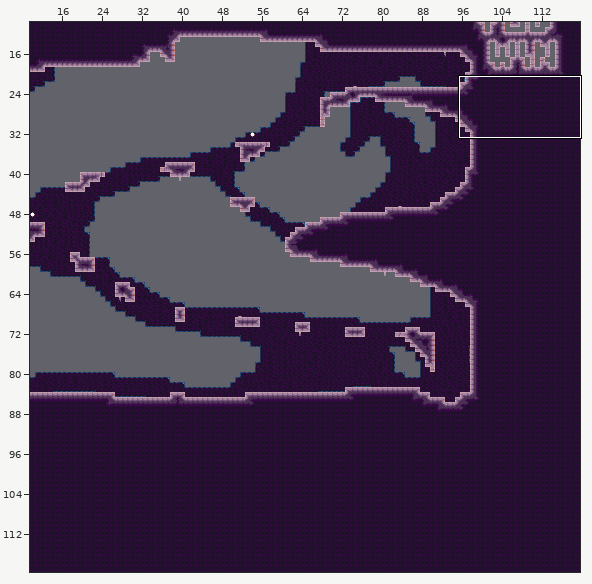
A Tiled map (JSON) gets an edit: assets/world/room/intro7.json. The picture above shows the old version from afar; the outline marks the close-up.
Close-up. First the earlier version:
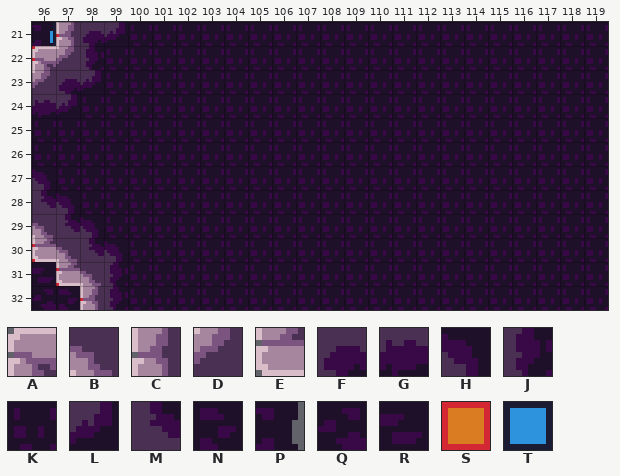
Cells are 8x8 px. Shown: x 96..119, y 21..32. The commit also changed other parts of the map, which this record leaves out.
Key: from "stone": A 0, B 4, C 13, D 17, E 26, F 49, G 50, H 61, J 62, K 63, L 74, M 75; from "stone_bg_decal": N 14, P 15, Q 41, R 54; from "tools": S 1 "ground", T 20.
_ is an empty cell, # one hidden under a higher layer.
Layers that did not change in this view are not listed.
Layer "map" before, first column x 96:
21 _CFLKKKKKKKKKKKKKKKKKKKK
22 ADJKKKKKKKKKKKKKKKKKKKKK
23 DFLKKKKKKKKKKKKKKKKKKKKK
24 GLKKKKKKKKKKKKKKKKKKKKKK
25 KKKKKKKKKKKKKKKKKKKKKKKK
26 KKKKKKKKKKKKKKKKKKKKKKKK
27 HKKKKKKKKKKKKKKKKKKKKKKK
28 MHKKKKKKKKKKKKKKKKKKKKKK
29 BMHKKKKKKKKKKKKKKKKKKKKK
30 EBMHKKKKKKKKKKKKKKKKKKKK
31 _EBJKKKKKKKKKKKKKKKKKKKK
32 __CJKKKKKKKKKKKKKKKKKKKK
After:
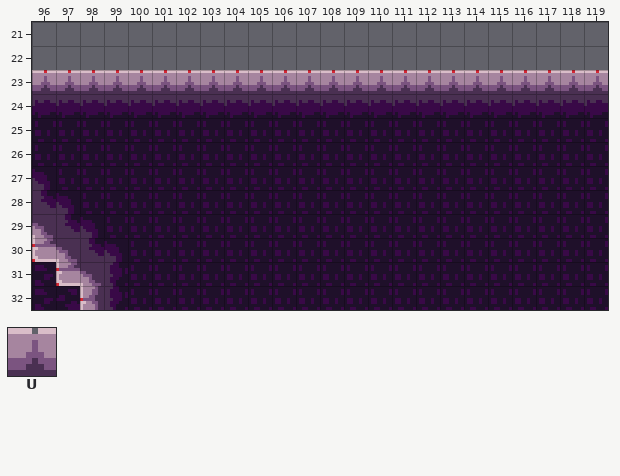
Further tiles: from "stone": U 1.
What changed:
Layer "bg_draft":
y 21: x 96 T -> _
y 22: x 96 # -> _
Layer "bg":
y 21: x 96 P -> _
y 22: x 96 # -> _
y 31: x 96 R -> N
y 32: x 96..97 QN -> NQ
Layer "draft":
y 21: x 97..119 S###################### -> _______________________
y 22: x 96..119 S####################### -> ________________________
Layer "map":
y 21: x 97..119 CFLKKKKKKKKKKKKKKKKKKKK -> _______________________
y 22: x 96..119 ADJKKKKKKKKKKKKKKKKKKKKK -> ________________________
y 23: x 96..119 DFLKKKKKKKKKKKKKKKKKKKKK -> UUUUUUUUUUUUUUUUUUUUUUUU
y 24: x 97..119 LKKKKKKKKKKKKKKKKKKKKKK -> GGGGGGGGGGGGGGGGGGGGGGG
Where, in picture pixels (left, top, right, bottom), the same in both close-ups:
changed: (32, 22, 608, 118)
changed: (32, 265, 80, 310)
